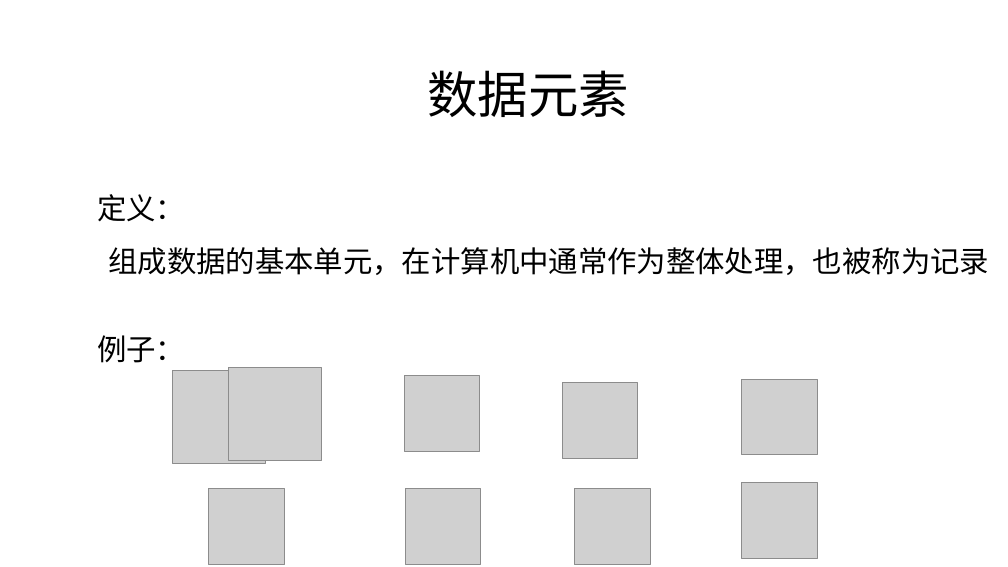
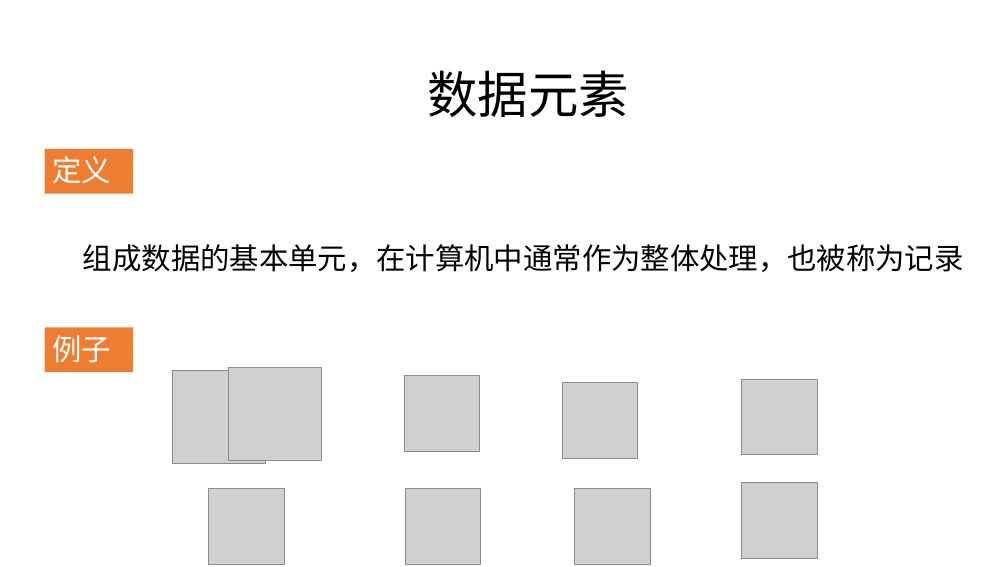
Before and after one commit to zjyesir/hmc_data_structure, a slide deck: slide 7 of 1绪论.pptx. Drawn at 1008x567 pixels with LibreOffice and Linux fonts; fonts in the diff are those of the drawing; grey boxes stand for pictures; background and template pictures are left out. Boxes give left, top, right and bottom in pixels: in the first picture for what was removed or moved away, otherwise in the second. Text is boxed around its words. In the diff, an @@ line names an element or a change of style, - is before the commit and + after.

Commit message:
1.绪论写完 2.改了一写结构布局，比如，定义和例子用橙色方块标注，并每张ppt里他们的位置都是一样的

```diff
--- a/1绪论.pptx
+++ b/1绪论.pptx
@@ rectangle added at [45, 149, 133, 194], fill #ED7D31, 28 pt, text #FFFFFF @@
+定义
@@ text at [97, 194, 185, 222]: paragraph removed @@
-定义：
@@ text "组成数据的基本单元，在计算机中通常作为整体处理，也被称为记录": place and size @@
-text "组成数据的基本单元，在计算机中通常作为整体处理，也被称为记录" at [97, 194, 989, 275]
+text "组成数据的基本单元，在计算机中通常作为整体处理，也被称为记录" at [83, 244, 964, 272]
@@ text "组成数据的基本单元，在计算机中通常作为整体处理，也被称为记录" at [83, 244, 964, 272]: alignment centre to left @@
@@ rectangle "例子": place and size @@
-rectangle "例子" at [97, 335, 185, 363]
+rectangle "例子" at [45, 327, 133, 372]
@@ rectangle "例子" at [45, 327, 133, 372]: fill none to #ED7D31 @@
@@ text in rectangle at [52, 335, 111, 363]: text changed; text colour #000000 to #FFFFFF @@
-例子：
+例子
```
Also in this commit, not shown: 10 other slides changed, 6 slides added, 4 slides removed, 3 other files.
